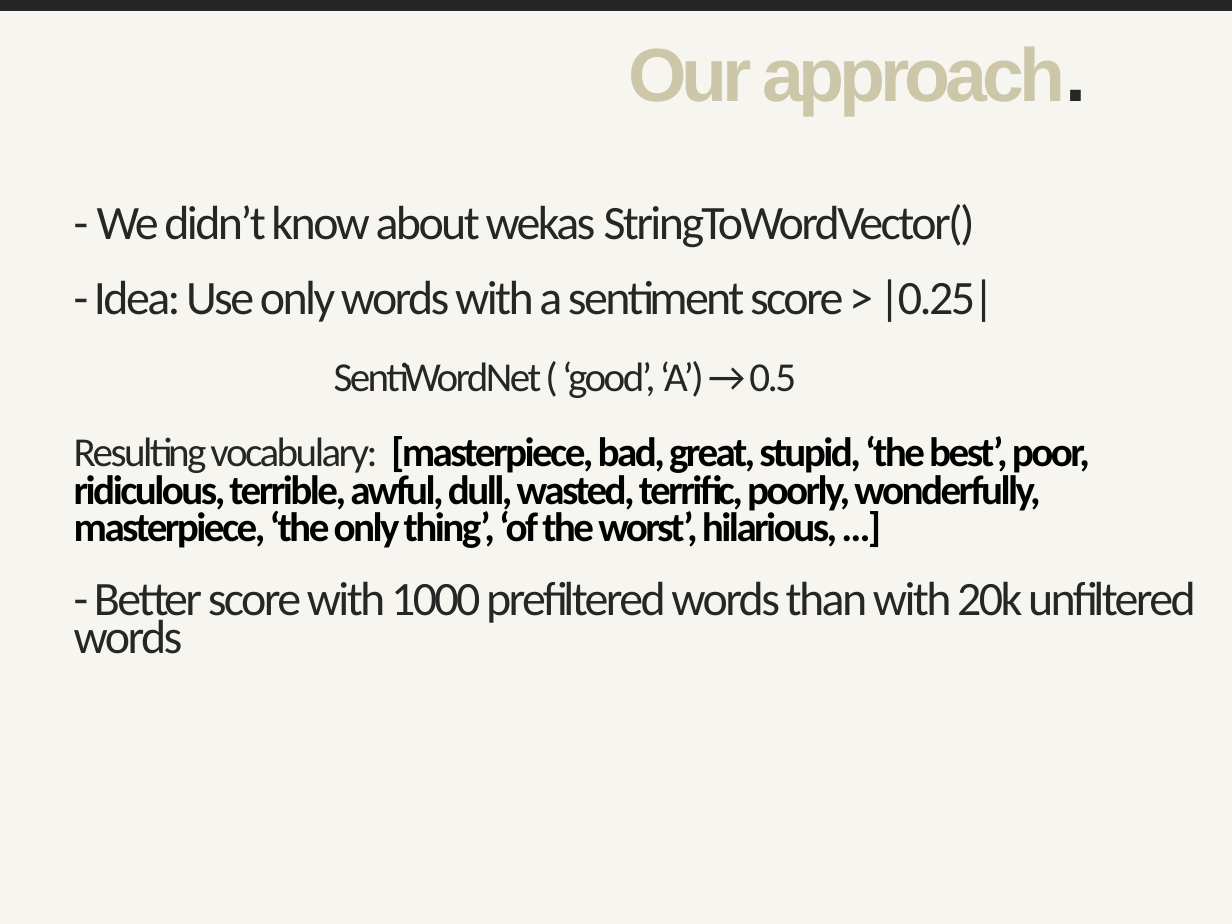
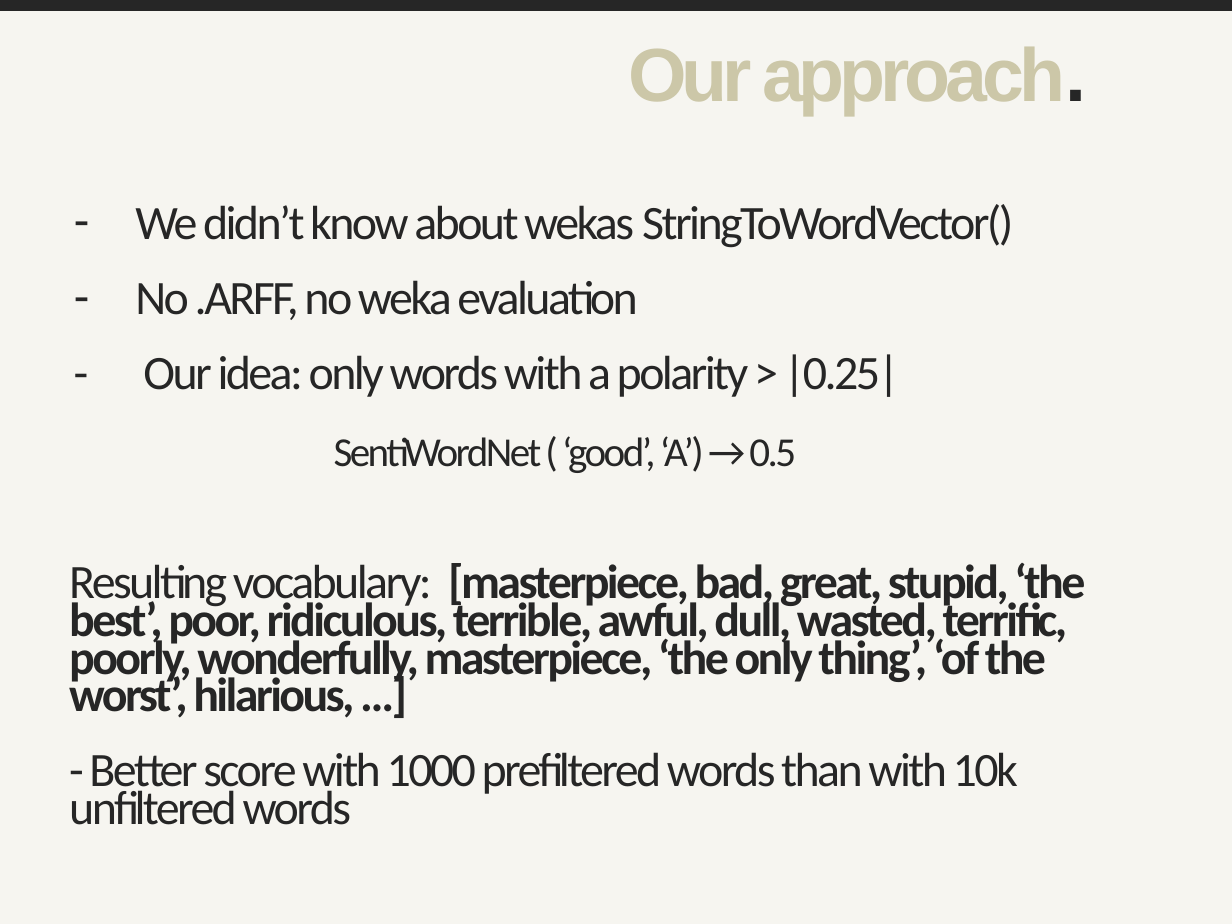
Before and after one commit to hosts1/ch.bfh.bti7535.w2017.rottentomatoes, a slide deck: slide 3 of docs/presentation.pptx. Drawn at 1232x924 pixels with LibreOffice and Linux fonts; fonts in the diff are those of the drawing. Boxes give left, top, right and bottom in pixels: in the first picture for what was removed or moved away, otherwise in the second. Text is boxed around its words. In the diff, an @@ line names an element or a change of style, - is before the commit and + after.

```diff
--- a/docs/presentation.pptx
+++ b/docs/presentation.pptx
@@ text at <box>135,204,1013,397</box>: text changed @@
-- We didn’t know about wekas StringToWordVector()
-- Idea: Use only words with a sentiment score > |0.25|
+– We didn’t know about wekas StringToWordVector()
+– No .ARFF, no weka evaluation
+- Our idea: only words with a polarity > |0.25|
@@ text at <box>74,436,1196,654</box>: paragraphs removed @@
-Resulting vocabulary: [masterpiece, bad, great, stupid, ‘the best’, poor, ridiculous, terrible, awful, dull, wasted, terrific, poorly, wonderfully, masterpiece, ‘the only thing’, ‘of the worst’, hilarious, …]
-- Better score with 1000 prefiltered words than with 20k unfiltered words
@@ text added at <box>69,563,1085,825</box>, 28 pt, text #262626, bold @@
+Resulting vocabulary: [masterpiece, bad, great, stupid, ‘the best’, poor, ridiculous, terrible, awful, dull, wasted, terrific, poorly, wonderfully, masterpiece, ‘the only thing’, ‘of the worst’, hilarious, …]
+- Better score with 1000 prefiltered words than with 10k unfiltered words
```
Also in this commit, not shown: 3 other slides changed, 1 other file.
